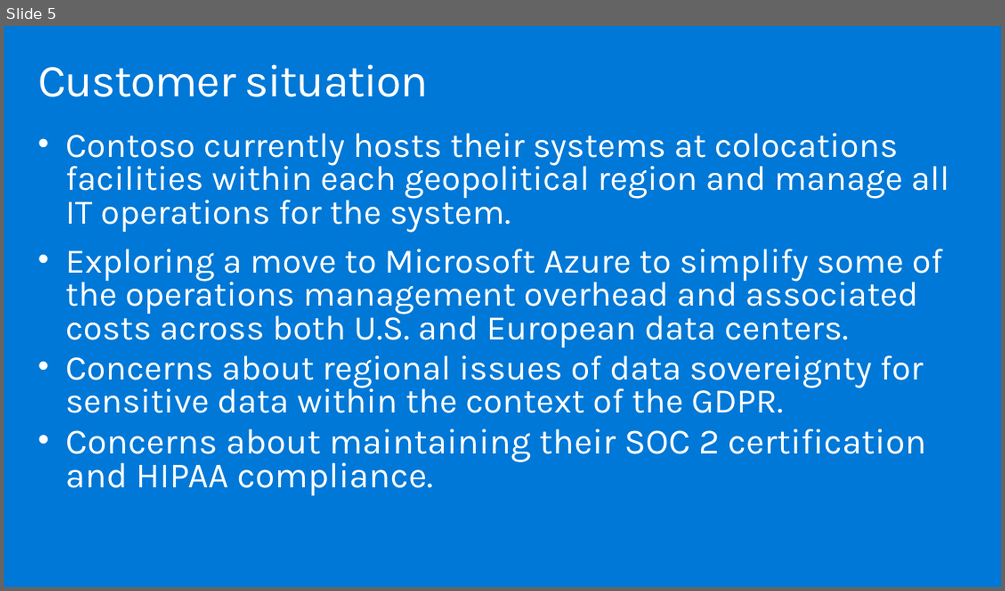
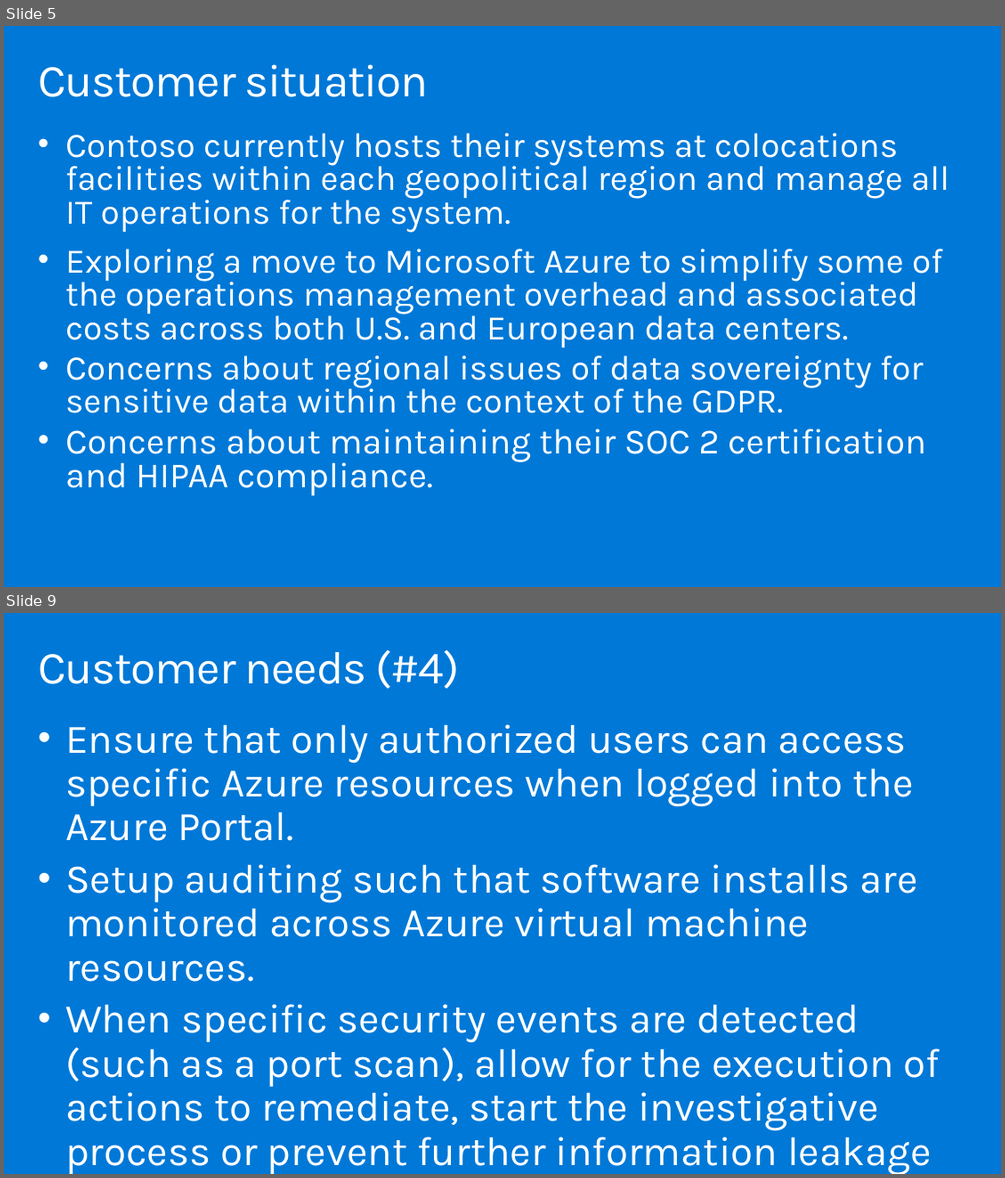
Before and after one commit to tejaswini972/MCW-Security-baseline-on-Azure, a slide deck: Whiteboard design session/WDS trainer presentation - Security baseline on Azure.pptx. Shown one above the other, each under a label of ours: slide 5 before the commit, slides 5 and 9 after it; the slides between them are not shown. The pictures are 1005x591 and 1005x1178 pixels, drawn with LibreOffice and Linux fonts; fonts in the diff are those of the drawing. Boxes give left, top, right and bottom in pixels: in the first picture for what was removed or moved away, otherwise in the second. Text is boxed around its words. In the diff, an @@ line names an element or a change of style, - is before the commit and + after.

```diff
--- a/Whiteboard design session/WDS trainer presentation - Security baseline on Azure.pptx
+++ b/Whiteboard design session/WDS trainer presentation - Security baseline on Azure.pptx
@@ slide 9 added at (4,613,1001,1174), background #0078D7 @@
@@ title added at (38,649,460,689), 44.1 pt, text #FFFFFF @@
+Customer needs (#4)
@@ text added at (65,724,940,1174), 39.2 pt, text #FFFFFF @@
+• Ensure that only authorized users can access specific Azure resources when logged into the Azure Portal.
+• Setup auditing such that software installs are monitored across Azure virtual machine resources.
+• When specific security events are detected (such as a port scan), allow for the execution of actions to remediate, start the investigative process or prevent further information leakage or damage
```
Also in this commit, not shown: 4 slides changed, 2 other slides added, 1 other file.
